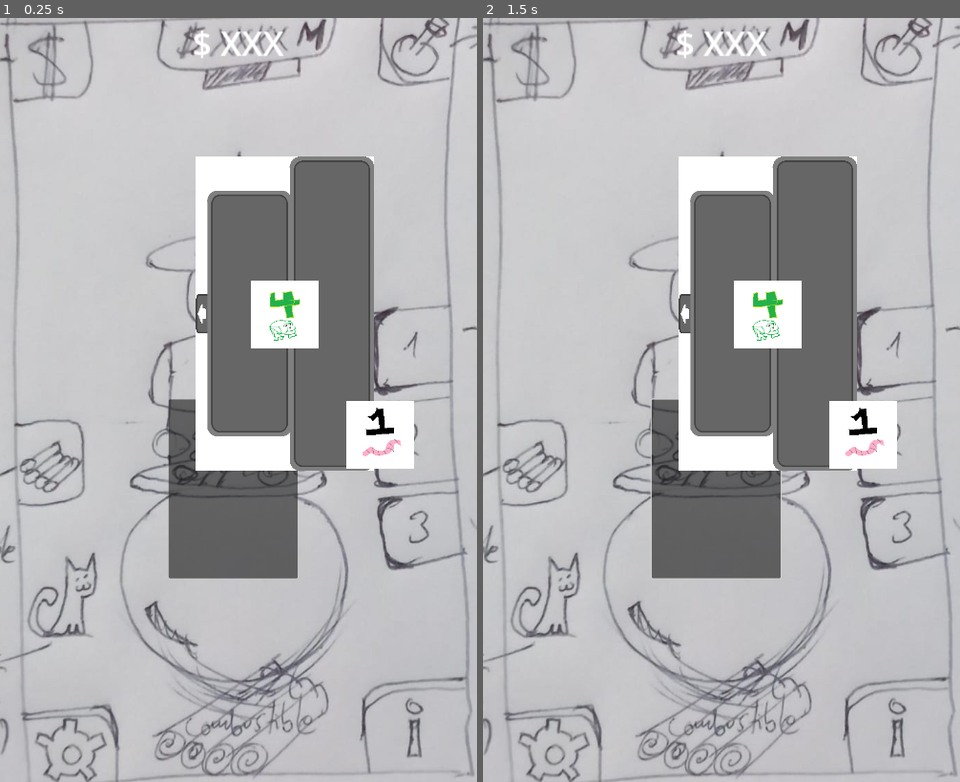
Above: before the commit, frames 1-2 (left to right).
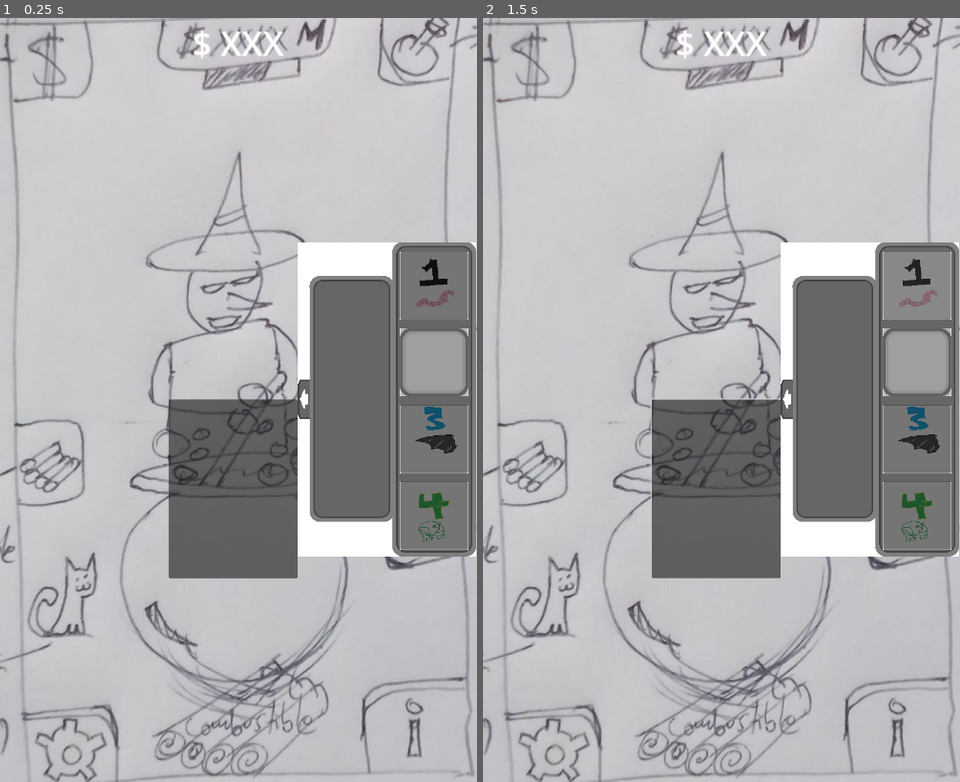
Above: after the commit, the same moments.

Repository: DGeneral-99/Project_Wit
Game: Godot game, scene res://scenes/general_interface.tscn
The game is run twice, just before and just after one commit, with the same random seed, the same clock (stepped at 60 frames per second) and the same inputs.
Inputs (mouse positions are in pixels of both pictures, inside the frame that each line leads up to):
- Up to frame 1 (0.25 s): no input
- Up to frame 2 (1.5 s): click (716, 491) at 0.5 s; click (917, 285) at 1.27 s

The runs differ from the first frame. In frame 1, 22% of the frame differs, in the area x 41-100%, y 18-71%; in frame 2, 22%.

Commit message:
scroll menu almost done
falta el offset

Diff:
--- /dev/null
+++ b/IngredientsSelecter.gd
@@ -0,0 +1,24 @@
+extends Control
+
+@onready var  manager: ListIngredients = preload("res://scripts/recursos/ingredientes/Manager.tres")
+@export_range(0,4) var ingredient :int = 1
+@onready var buttoner: Button = $ButtonShade
+@onready var ingredientAvailable: Sprite2D = $ingredientSprite
+
+
+signal selected(ingredientOut:int)
+
+func _ready()-> void:
+	##buttoner.flat = true
+	if(manager.isUnlock(ingredient)):
+		##buttoner.texture_normal = manager.getIngredient(ingredient).texture
+		##buttoner.icon = manager.getIngredient(ingredient).texture
+		ingredientAvailable.texture = manager.getIngredient(ingredient).texture
+		pass
+	else:
+		buttoner.disabled = true
+		##buttoner.visible = false
+
+func Selected() -> void:
+	emit_signal("selected", ingredient)
+	print(ingredient)
--- /dev/null
+++ b/scenes/button_shade.tscn
@@ -0,0 +1,15 @@
+[gd_scene format=3 uid="uid://bvhhe2rda3g3e"]
+
+[node name="ButtonShade" type="Button"]
+anchors_preset = 8
+anchor_left = 0.5
+anchor_top = 0.5
+anchor_right = 0.5
+anchor_bottom = 0.5
+offset_left = -64.0
+offset_top = -64.0
+offset_right = 64.0
+offset_bottom = 64.0
+grow_horizontal = 2
+grow_vertical = 2
+focus_mode = 0
--- a/scenes/general_interface.tscn
+++ b/scenes/general_interface.tscn
@@ -63,10 +63,8 @@
 anchors_preset = 6
 anchor_left = 1.0
 anchor_right = 1.0
-offset_left = -360.0
-offset_top = -161.5
-offset_bottom = 291.5
+offset_left = -335.0
+offset_right = 0.0
 grow_horizontal = 0
-ActualIngredient = 4
 
 [connection signal="pressed" from="Button" to="." method="_on_button_pressed"]
--- a/scenes/ingredient_mode.tscn
+++ b/scenes/ingredient_mode.tscn
@@ -2,39 +2,67 @@
 
 [ext_resource type="Script" path="res://scripts/IngredientMode.gd" id="1_nopfp"]
 [ext_resource type="Texture2D" uid="uid://ds1wxdvgpq720" path="res://assets/ingredients selecters.png" id="2_s2gaq"]
-[ext_resource type="Texture2D" uid="uid://cyrwv1csvkavb" path="res://assets/ingredients/ingredient_1.png" id="3_2oifw"]
+[ext_resource type="PackedScene" uid="uid://5f4bomx4pli4" path="res://scripts/ingredients_selecter.tscn" id="3_fgpdy"]
 
 [node name="IngredientMode" type="Control"]
 layout_mode = 3
-anchors_preset = 8
-anchor_left = 0.5
+anchors_preset = 4
 anchor_top = 0.5
-anchor_right = 0.5
 anchor_bottom = 0.5
-grow_horizontal = 2
+offset_top = -296.5
+offset_right = 335.0
+offset_bottom = 296.5
 grow_vertical = 2
 script = ExtResource("1_nopfp")
-ActualIngredient = 3
 
 [node name="Sprite2D" type="Sprite2D" parent="."]
 position = Vector2(-0.599976, -1.52002)
 texture = ExtResource("2_s2gaq")
+centered = false
 
-[node name="ingredient" type="Sprite2D" parent="."]
+[node name="Ingredient1" parent="." instance=ExtResource("3_fgpdy")]
+layout_mode = 1
+anchors_preset = -1
+anchor_left = 0.765
+anchor_top = 0.135
+anchor_right = 0.765
+anchor_bottom = 0.135
+offset_top = -63.0
+offset_right = 63.5
+offset_bottom = 65.0
+ingredient = 1
 
-[node name="Button" type="TextureButton" parent="."]
+[node name="Ingredient2" parent="." instance=ExtResource("3_fgpdy")]
 layout_mode = 1
-anchors_preset = 8
-anchor_left = 0.5
-anchor_top = 0.5
-anchor_right = 0.5
-anchor_bottom = 0.5
-offset_left = -32.0
-offset_top = -32.0
-offset_right = 32.0
-offset_bottom = 32.0
-grow_horizontal = 2
-grow_vertical = 2
-texture_normal = ExtResource("3_2oifw")
+anchors_preset = -1
+anchor_left = 0.765
+anchor_top = 0.378
+anchor_right = 0.765
+anchor_bottom = 0.378
+offset_top = -63.0
+offset_right = 63.0
+offset_bottom = 63.0
 
-[connection signal="pressed" from="Button" to="." method="updating"]
+[node name="Ingredient3" parent="." instance=ExtResource("3_fgpdy")]
+layout_mode = 1
+anchors_preset = -1
+anchor_left = 0.765
+anchor_top = 0.622
+anchor_right = 0.765
+anchor_bottom = 0.622
+offset_top = -63.0
+offset_right = 63.0
+offset_bottom = 63.0
+ingredient = 3
+
+[node name="Ingredient4" parent="." instance=ExtResource("3_fgpdy")]
+layout_mode = 1
+anchors_preset = -1
+anchor_left = 0.765
+anchor_top = 0.865
+anchor_right = 0.765
+anchor_bottom = 0.865
+offset_top = -63.0
+offset_right = 63.0
+offset_bottom = 63.0
+ingredient = 4
--- /dev/null
+++ b/scenes/scroller_menu.tscn
@@ -0,0 +1,38 @@
+[gd_scene load_steps=3 format=3 uid="uid://devjucbie3jw4"]
+
+[ext_resource type="PackedScene" uid="uid://bvhhe2rda3g3e" path="res://scenes/button_shade.tscn" id="1_58eup"]
+[ext_resource type="Script" path="res://scripts/scroller_menu.gd" id="1_66o33"]
+
+[node name="ScrollerMenu" type="Control"]
+layout_mode = 3
+anchors_preset = 8
+anchor_left = 0.5
+anchor_top = 0.5
+anchor_right = 0.5
+anchor_bottom = 0.5
+offset_left = -52.0
+offset_top = -51.5
+offset_right = 52.0
+offset_bottom = 51.5
+grow_horizontal = 2
+grow_vertical = 2
+script = ExtResource("1_66o33")
+posicionFinal = Vector2(0, 100)
+relative = true
+speed = 60.6
+
+[node name="ButtonShade" parent="." instance=ExtResource("1_58eup")]
+layout_mode = 0
+anchors_preset = 0
+anchor_left = 0.0
+anchor_top = 0.0
+anchor_right = 0.0
+anchor_bottom = 0.0
+offset_left = 0.0
+offset_top = 0.0
+offset_right = 128.0
+offset_bottom = 128.0
+grow_horizontal = 1
+grow_vertical = 1
+
+[connection signal="pressed" from="ButtonShade" to="." method="travel"]
--- a/scripts/IngredientMode.gd
+++ b/scripts/IngredientMode.gd
@@ -1,14 +1,15 @@
 extends Control
 
-@export_range(0,4) var ActualIngredient : int = 0
+##@export_range(0,4) var ActualIngredient : int = 0
 
-@export var slot: int = 0
-@onready var  manager: ListIngredients = preload("res://scripts/recursos/ingredientes/Manager.tres")
-@onready var sprite: Sprite2D = $ingredient
+##@export var slot: int = 0
+##@onready var  manager: ListIngredients = preload("res://scripts/recursos/ingredientes/Manager.tres")
+##@onready var sprite: Sprite2D = $ingredient
 
 func _ready()->void:
 	updating()
 
 
 func updating()->void:
-	sprite.texture = manager.update(slot,ActualIngredient)
+	##sprite.texture = manager.update(slot,ActualIngredient)
+	pass
--- /dev/null
+++ b/scripts/ingredients_selecter.tscn
@@ -0,0 +1,44 @@
+[gd_scene load_steps=4 format=3 uid="uid://5f4bomx4pli4"]
+
+[ext_resource type="Script" path="res://IngredientsSelecter.gd" id="1_hv4iw"]
+[ext_resource type="Texture2D" uid="uid://cixmbvoer3s7m" path="res://assets/Slot.png" id="2_xoqu3"]
+[ext_resource type="PackedScene" uid="uid://bvhhe2rda3g3e" path="res://scenes/button_shade.tscn" id="3_ebfur"]
+
+[node name="IngredientsSelecter" type="Control"]
+layout_mode = 3
+anchors_preset = 8
+anchor_left = 0.5
+anchor_top = 0.5
+anchor_right = 0.5
+anchor_bottom = 0.5
+offset_left = -64.0
+offset_top = -64.0
+offset_right = 64.0
+offset_bottom = 64.0
+grow_horizontal = 2
+grow_vertical = 2
+script = ExtResource("1_hv4iw")
+ingredient = 2
+
+[node name="SlotSprite" type="Sprite2D" parent="."]
+texture = ExtResource("2_xoqu3")
+centered = false
+
+[node name="ingredientSprite" type="Sprite2D" parent="."]
+centered = false
+
+[node name="ButtonShade" parent="." instance=ExtResource("3_ebfur")]
+layout_mode = 0
+anchors_preset = 0
+anchor_left = 0.0
+anchor_top = 0.0
+anchor_right = 0.0
+anchor_bottom = 0.0
+offset_left = 0.0
+offset_top = 0.0
+offset_right = 128.0
+offset_bottom = 128.0
+grow_horizontal = 1
+grow_vertical = 1
+
+[connection signal="pressed" from="ButtonShade" to="." method="Selected"]
--- a/scripts/recursos/ingredientes/ListIngredients.gd
+++ b/scripts/recursos/ingredientes/ListIngredients.gd
@@ -33,3 +33,8 @@
 		potion += -(floor((ingredients[2]+ingredients[3])/2)+floor((ingredients[2]+ingredients[3])/3))	 ## quimica extra de profuncidad entre 3 y 4
 
 	return int(potion)
+
+func isUnlock(ingredient:int)->bool:
+	return Ingredients[ingredient].unlock
+func getIngredient(ingredient:int)->magicIngredient:
+	return Ingredients[ingredient]
--- a/scripts/recursos/ingredientes/second_ingredient.tres
+++ b/scripts/recursos/ingredientes/second_ingredient.tres
@@ -7,7 +7,7 @@
 script = ExtResource("1_mh3gy")
 name = "one"
 number = 1
-unlock = true
+unlock = false
 lvl = 0
 time = 60.0
 money = 0.0
--- /dev/null
+++ b/scripts/scroller_menu.gd
@@ -0,0 +1,57 @@
+extends Control
+
+@export_group("UseButton")
+@onready var buttoner: Button = $ButtonShade
+@export var active: bool = true
+@export_group("Direccion")
+@export var positionInicial : Vector2
+@export var posicionFinal : Vector2
+@export var offset: Vector2
+@export var relative: bool
+@export_group("Speed")
+@export_range(1,100,0.1,"or_greater") var speed: float = 1
+
+var going : bool = false
+var dir : bool = false
+var angles : Vector2
+
+func  _ready() -> void:
+	angles = (posicionFinal -  positionInicial).normalized()
+
+	if(relative):
+		positionInicial = positionInicial + position
+		posicionFinal = posicionFinal + position
+	if(!active):
+		buttoner.disabled = true
+		buttoner.visible = false
+	position = positionInicial
+
+
+func _process(delta:float) -> void:
+	if(going):
+		var destiny : Vector2
+		var direccion : int
+		if(dir):
+			direccion = 1
+			destiny = posicionFinal
+		else:
+			direccion = -1
+			destiny = positionInicial
+		position = position + (angles*direccion*delta*speed)
+		var outbounds: bool = angles.x == 0 and angles.y == 0
+		if(angles.x > 0):
+			outbounds = posicionFinal.x <= position.x or positionInicial.x >= position.x
+		elif (angles.x < 0):
+			outbounds = posicionFinal.x >= position.x or positionInicial.x <= position.x
+		if(angles.y > 0):
+			outbounds = outbounds or posicionFinal.y <= position.y or positionInicial.y >= position.y
+		elif (angles.y < 0):
+			outbounds = outbounds or posicionFinal.y >= position.y or positionInicial.y <= position.y
+
+		if(outbounds):
+			going = false
+			position = destiny
+			dir = !dir
+
+func travel()-> void:
+	going =true
